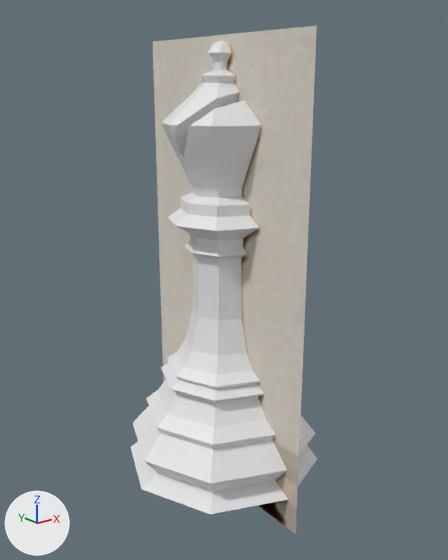
An edit to the Blender file Chess Set/Models/Bishop.blend, drawn before and after from the same camera.
One viewpoint serves both versions: a 50 mm lens placed at (-0.0643, -0.0809, 0.0695), pointed at (0.0003, -0.0001, 0.0372). Lighting does not change. The marker at lower left points along +X, +Y and +Z.

In view in the first picture: 'Bishop', 'Colombian Bishop'.
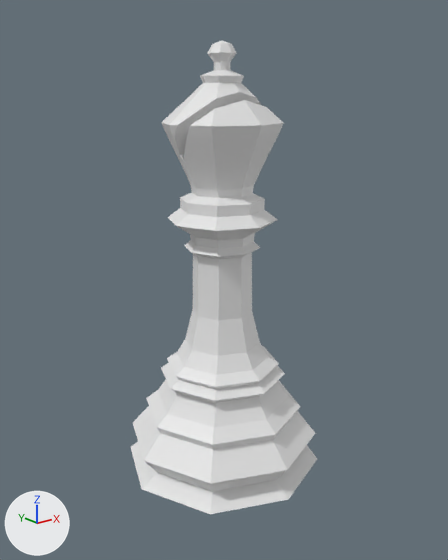
ob_notch is not drawn itself; it is used by a modifier of ob_bishop.

Where the change shows, as pixel boxes (x1, y1, x2, y2) in the pictures (448 x 560 px):
```json
{"object": "Colombian Bishop", "change": "hidden", "before": [152, 25, 317, 534]}
{"part": 1, "of": "me_cylinder_001", "change": "built on", "before": [166, 83, 254, 172], "after": [166, 83, 273, 172]}
```

The change, as JSON lines over the scene's bpy script:
```json
{"block": "me_cylinder_001", "where": "# used by ob_bishop; location = (0.0, 0.0, 0.0)"}
{"op": "remove", "block": "me_cylinder_001", "code": "me_cylinder_001.from_pydata(...)  # 281 vertices, 281 faces; spans x -0.0179..0.0179, y -0.018..0.0179, z 0.0..0.0763"}
{"op": "add", "block": "me_cylinder_001", "code": "me_cylinder_001.from_pydata(...)  # 310 vertices, 294 faces; spans x -0.0179..0.0179, y -0.018..0.0179, z 0.0..0.0763"}
{"block": "me_cylinder_001", "change": "me_cylinder_001 part 1"}
{"block": "me_cylinder_001", "change": "3 vertices are removed from x -0.0082..0.0082, y -0.0051..0.0, z 0.0594..0.0679"}
{"block": "me_cylinder_001", "change": "18 faces are deleted"}
{"block": "me_cylinder_001", "change": "32 vertices are added at x -0.0097..0.0097, y -0.0056..0.0017, z 0.0582..0.0686"}
{"block": "me_cylinder_001", "change": "31 new faces join them"}
{"op": "remove", "block": "ob_bishop", "code": "_m = ob_bishop.modifiers.new('Boolean', 'BOOLEAN')"}
{"op": "remove", "block": "ob_bishop", "code": "_m.object = ob_notch"}
{"op": "remove", "block": "ob_bishop", "code": "_m.solver = 'FLOAT'"}
{"op": "add", "block": "ob_colombian_bishop", "code": "ob_colombian_bishop.hide_set(True)"}
{"op": "remove", "block": "ob_notch", "code": ["ob_notch = bpy.data.objects.new('Notch', me_cube)", "ob_notch.location = (0.0, -0.00385, 0.0663)", "ob_notch.rotation_euler = (0.561, 0.0, 0.0)  # degrees (32, 0, 0)", "ob_notch.scale = (0.876, 0.498, 0.745)", "ob_notch.hide_set(True)"]}
```
